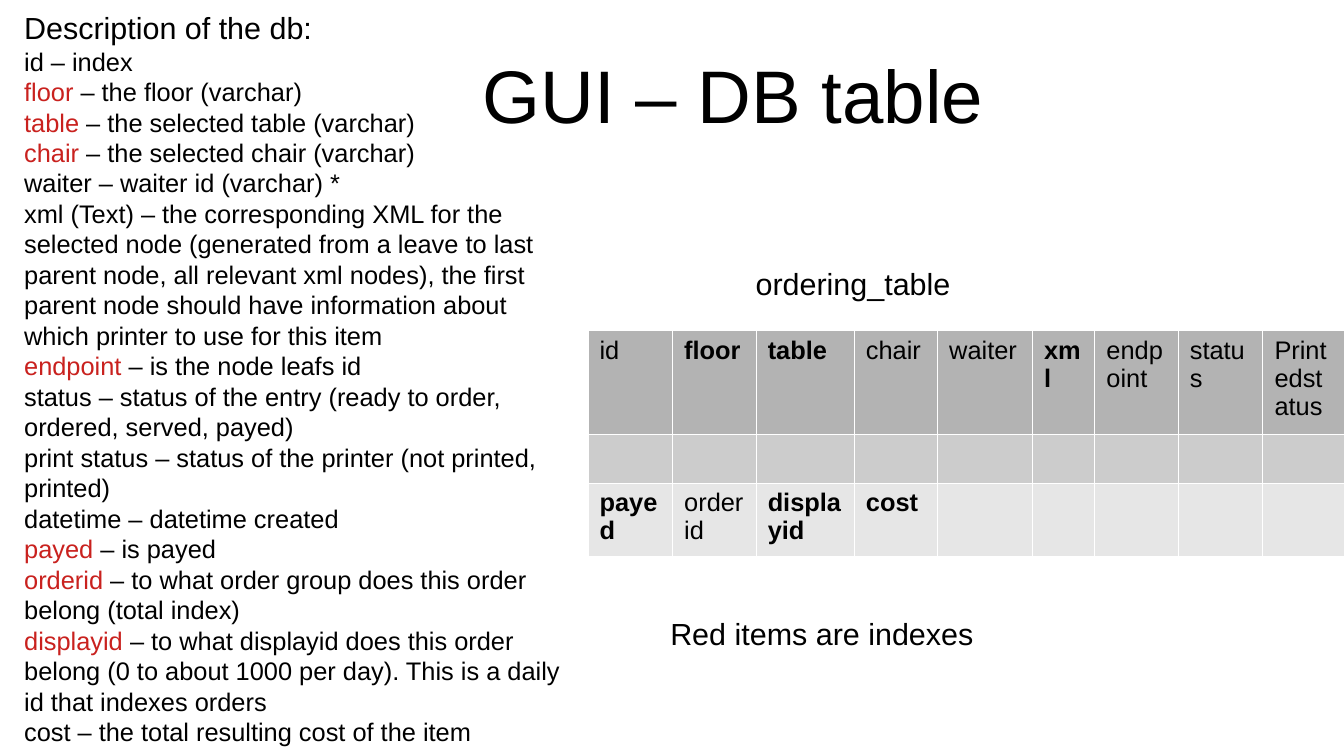
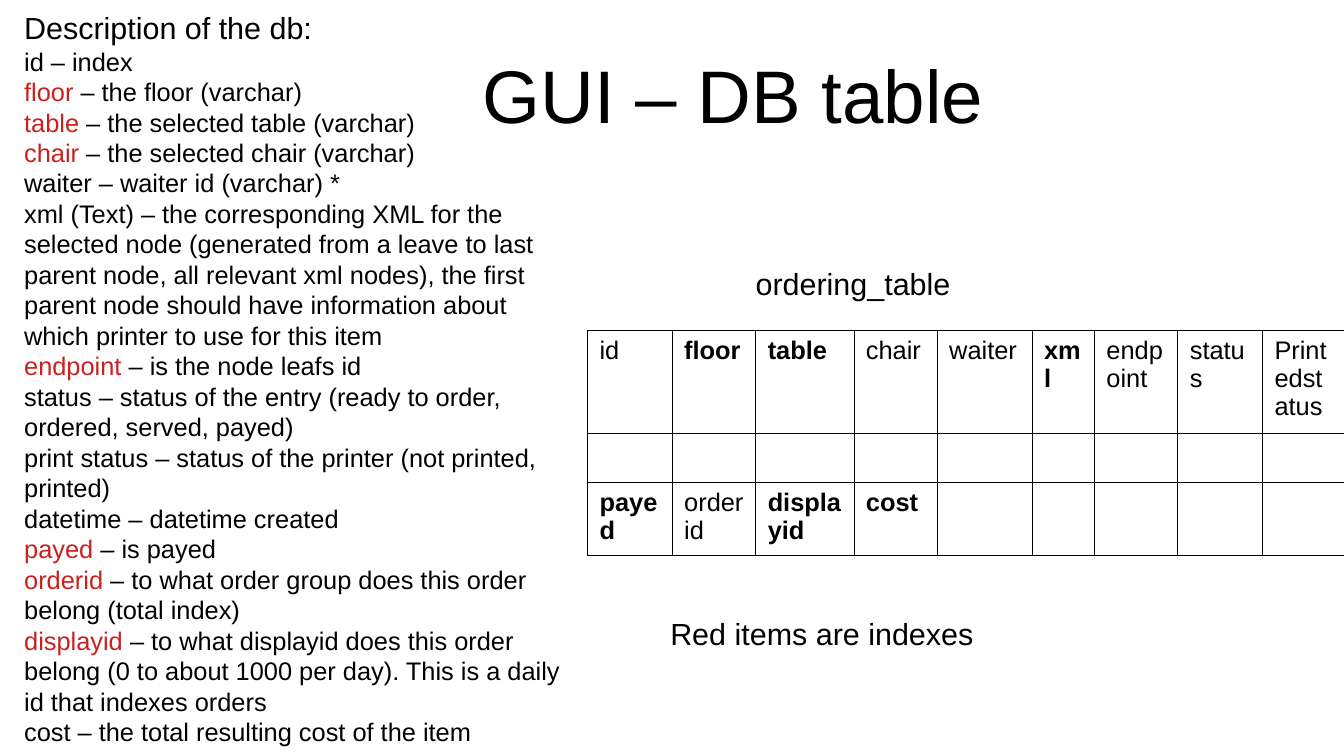
Before and after one commit to GregorGT/GastroManager, a slide deck: slide 7 of Documentation/desktop_android_payments.odp (slide 5 before the commit). Drawn at 1344x756 pixels with LibreOffice and Linux fonts; fonts in the diff are those of the drawing. Boxes give left, top, right and bottom in pixels: in the first picture for what was removed or moved away, otherwise in the second. Text is boxed around its words. In the diff, an @@ line names an element or a change of style, - is before the commit and + after.

```diff
--- a/Documentation/desktop_android_payments.odp
+++ b/Documentation/desktop_android_payments.odp
@@ table at [588, 331, 1344, 544] @@
@@ fill #B3B3B3 to none in row 1 @@
@@ fill #E6E6E6 to none in 4 cells @@
@@ borders changed @@
```
Also in this commit, not shown: 1 other slide changed, 2 slides added, 1 other file.
